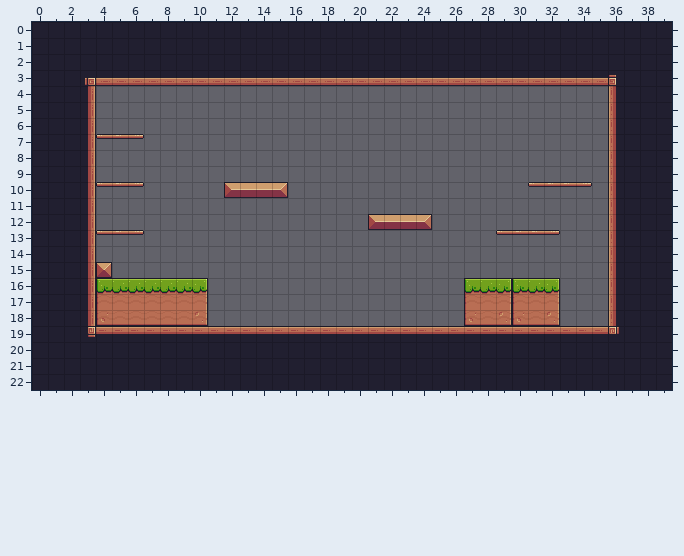
Two states of a Tiled map, assets/tiles/level_01.tmx. The first picture shows the starting point.
Cells are 16x16 px. Shown: x 0..39, y 0..22.
New version:
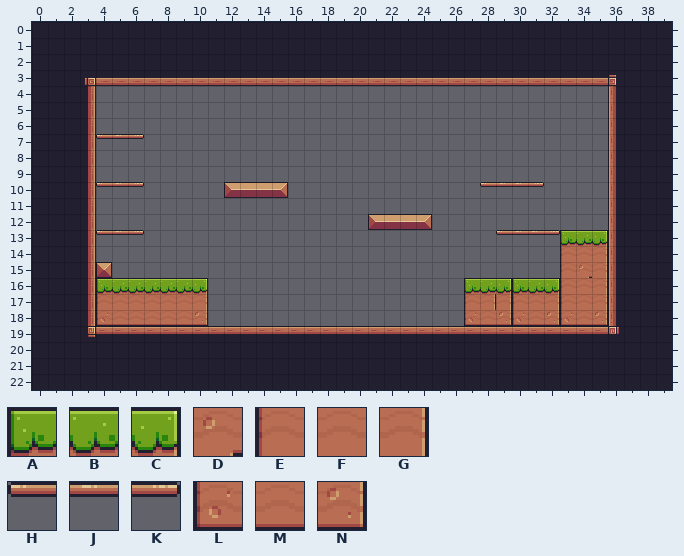
Key: from "Pixel Adventure": A 6, B 7, C 8, D 9, E 28, F 29, G 30, H 39, J 40, K 41, L 50, M 51, N 52.
_ is an empty cell.
Change:
Layer "Background":
y 10: x 28..34 ___HJJK -> HJJK___
y 13: x 33..35 ___ -> ABC
y 14: x 33..35 ___ -> EFG
y 15: x 33..35 ___ -> EDG
y 16: x 33..35 ___ -> EFG
y 17: x 28 F -> G; x 33..35 ___ -> EFG
y 18: x 33..35 ___ -> LMN
